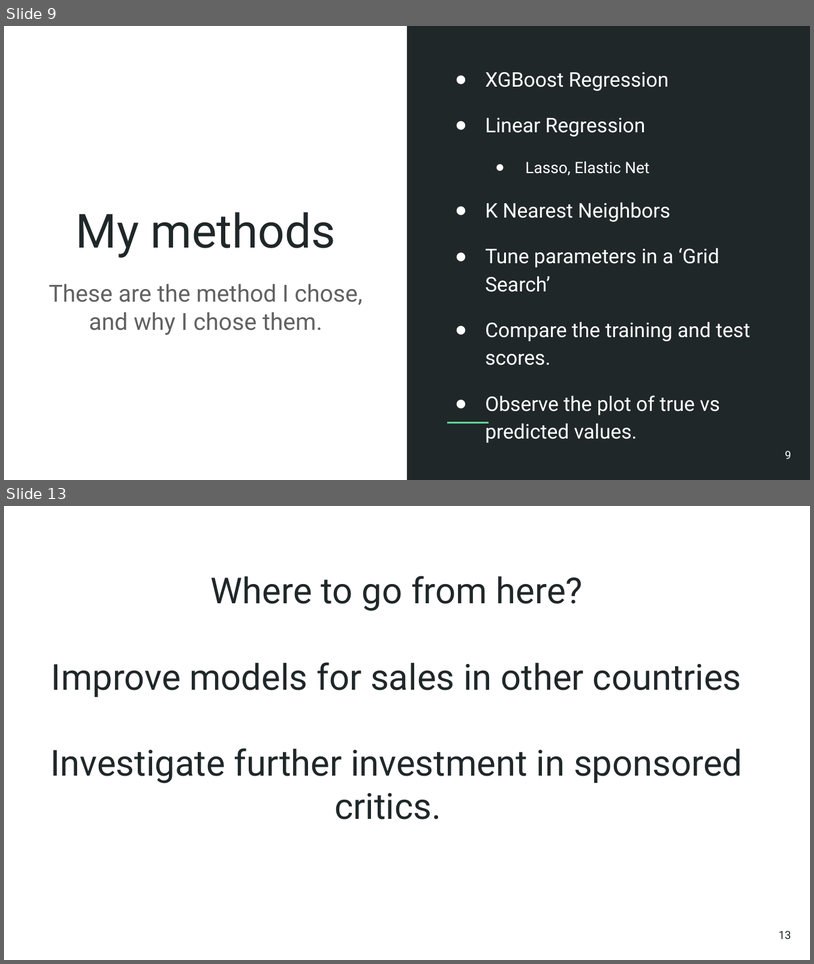
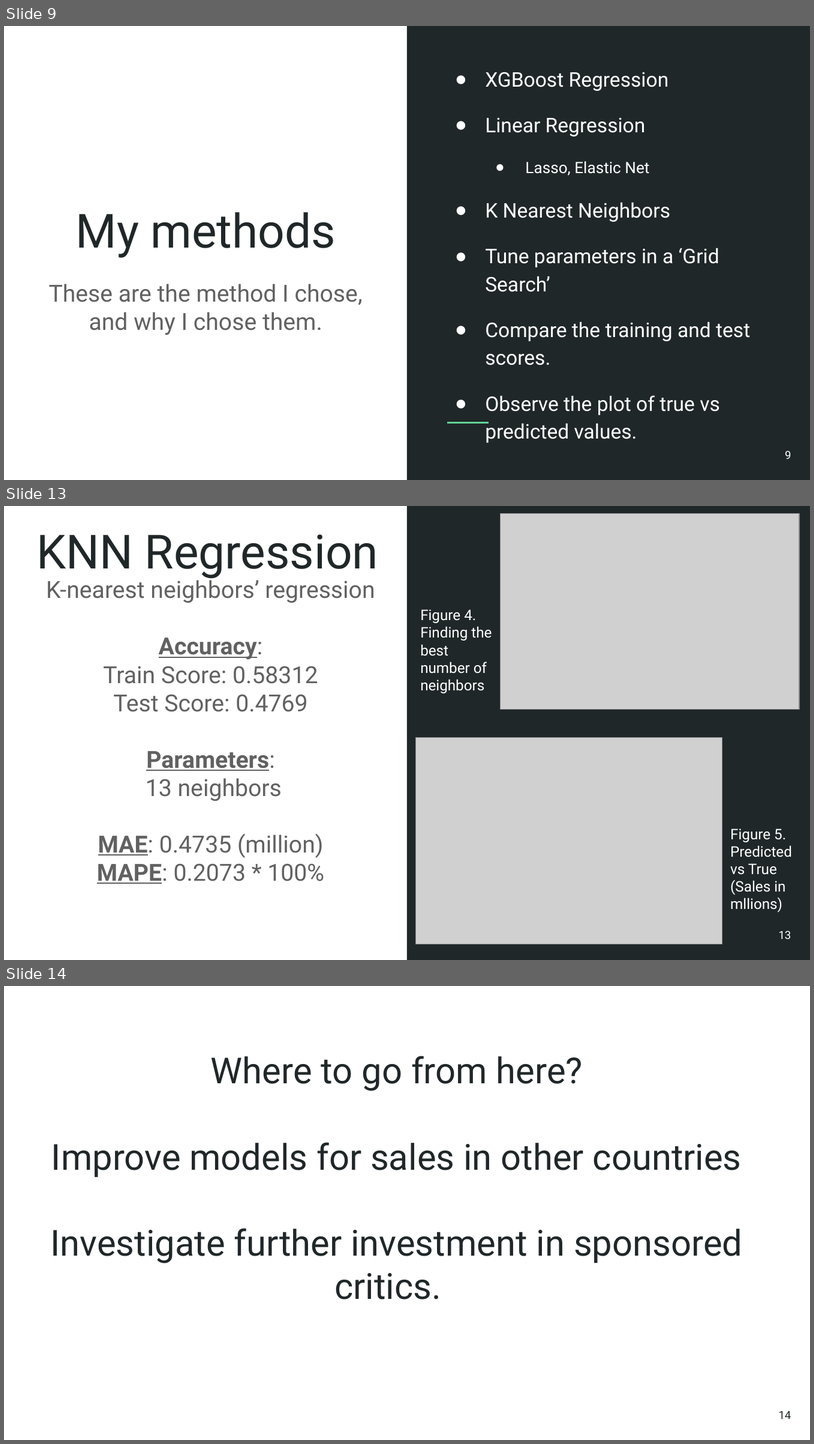
Before and after one commit to Ninjaneer1/VideoGameSalesPredictor, a slide deck: VideoGameSalesPredictor_PP.pptx. Shown one above the other, each under a label of ours: slides 9 and 13 before the commit, slides 9, 13 and 14 after it; the slides between them are not shown. The pictures are 814x964 and 814x1444 pixels, drawn with LibreOffice and Linux fonts; fonts in the diff are those of the drawing; grey boxes stand for pictures. Boxes give left, top, right and bottom in pixels: in the first picture for what was removed or moved away, otherwise in the second. Text is boxed around its words. In the diff, an @@ line names an element or a change of style, - is before the commit and + after.

```diff
--- a/VideoGameSalesPredictor_PP.pptx
+++ b/VideoGameSalesPredictor_PP.pptx
@@ slide 13 added at bbox=[4, 506, 810, 960], background #FFFFFF; not listed: 1 template element that a slide beside it also shows @@
@@ picture added at bbox=[501, 513, 800, 708] @@
@@ title added at bbox=[37, 534, 378, 579], 42 pt, text #202729 @@
+KNN Regression
@@ subtitle added at bbox=[46, 577, 375, 883], 21 pt, text #616161 @@
+K-nearest neighbors’ regression
+Accuracy:
+Train Score: 0.58312
+Test Score: 0.4769
+Parameters:
+13 neighbors
+MAE: 0.4735 (million)
+MAPE: 0.2073 * 100%
@@ text added at bbox=[420, 609, 492, 693], 13 pt, text #FFFFFF @@
+Figure 4. Finding the best number of neighbors
@@ picture added at bbox=[416, 738, 723, 944] @@
@@ text added at bbox=[731, 828, 792, 912], 13 pt, text #FFFFFF @@
+Figure 5. Predicted vs True (Sales in mllions)
@@ page number added at bbox=[779, 930, 792, 939], 10 pt, text #FFFFFF @@
+13
@@ what was slide 13 is now slide 14 @@
@@ page number at bbox=[779, 1410, 792, 1419]: text changed @@
-13
+14
```
Also in this commit, not shown: 3 slides changed, 1 other file.
